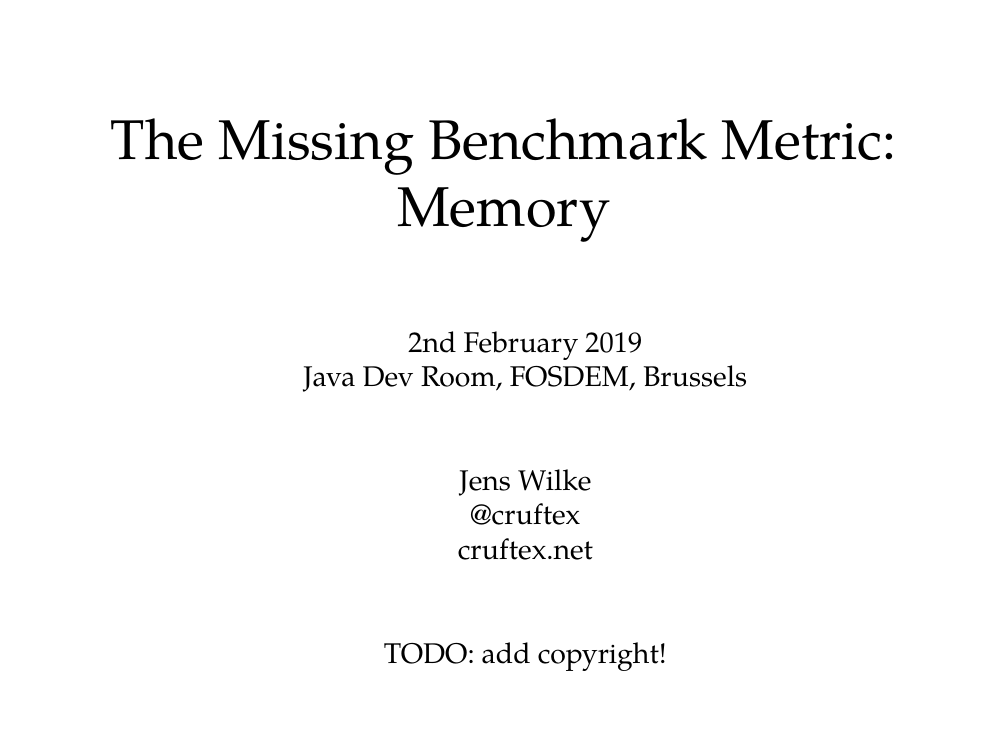
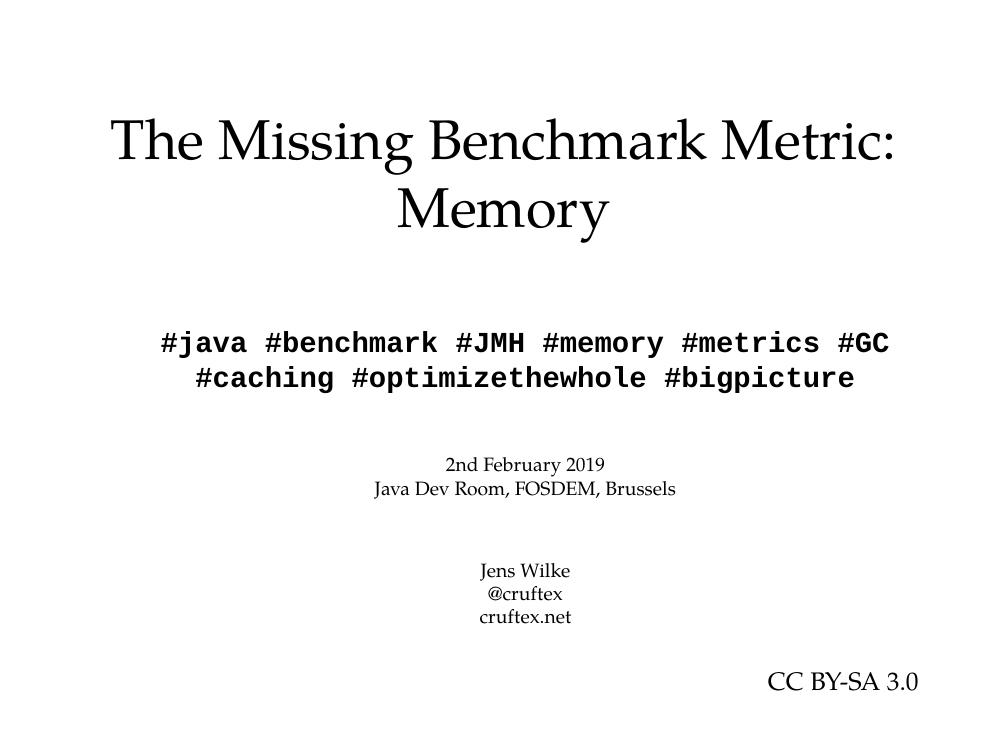
Before and after one commit to cruftex/talk-benchmark-memory, a slide deck: slide 1 of benchmark-memory-with-jmh.odp. Drawn at 1008x756 pixels with LibreOffice and Linux fonts; fonts in the diff are those of the drawing. Boxes give left, top, right and bottom in pixels: in the first picture for what was removed or moved away, otherwise in the second. Text is boxed around its words. In the diff, an @@ line names an element or a change of style, - is before the commit and + after.

```diff
--- a/benchmark-memory-with-jmh.odp
+++ b/benchmark-memory-with-jmh.odp
@@ text at (161, 332, 890, 393): paragraph added @@
+#java #benchmark #JMH #memory #metrics #GC
+#caching #optimizethewhole #bigpicture
@@ text at (375, 457, 676, 624): size 22.4 to 15.2 pt in "2nd February 2019 Java Dev Room, FOSDEM, ...", "Jens Wilke @cruftex cruftex.net" @@
@@ text at (384, 642, 667, 671): paragraph removed @@
-TODO: add copyright!
@@ text added at (768, 672, 919, 691), 20 pt, text #000000 @@
+CC BY-SA 3.0
```
Also in this commit, not shown: 9 other slides changed, 3 slides added, 1 other file.
